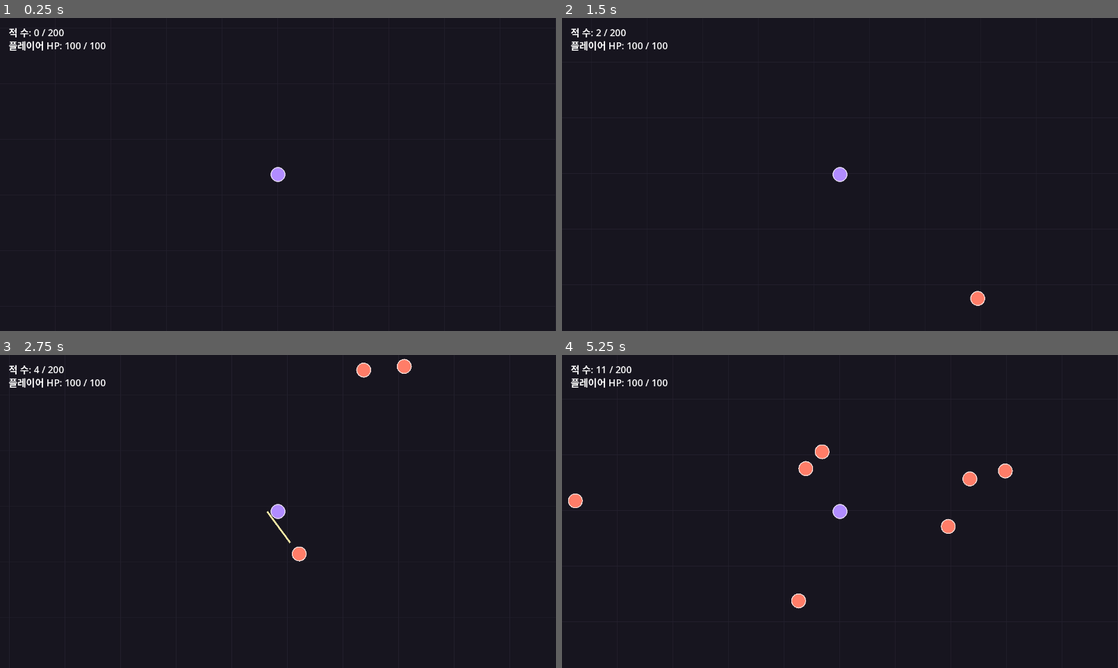
Above: before the commit, frames 1-4 (two rows, left to right).
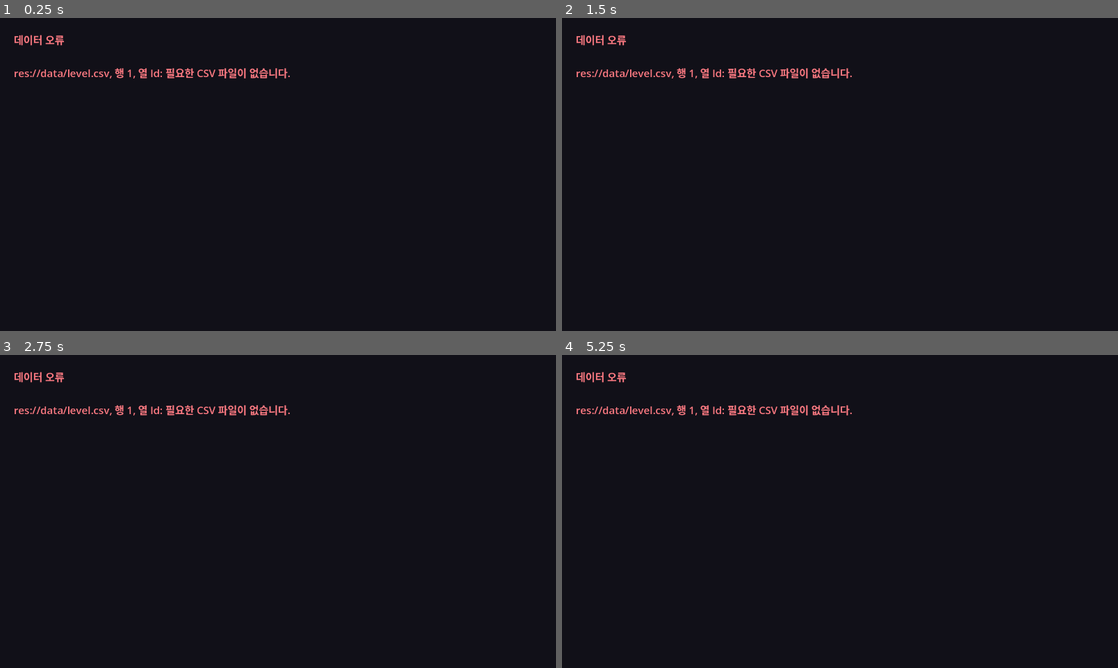
Above: after the commit, the same moments.

Repository: MoongTaeng-I/aigame
Game: Godot game, scene res://main.tscn
Same seed, same stepped clock (60 frames per second), same inputs: the game is played once before the commit and once after it.
Inputs:
- Up to frame 1 (0.25 s): no input
- Up to frame 2 (1.5 s): tap Enter at 0.5 s; hold D (move_right) 0.53-1.28 s; hold S (move_down) from 1.28 s (still down)
- Up to frame 3 (2.75 s): release S (move_down) at 2.03 s; hold D (move_right) from 2.03 s (still down)
- Up to frame 4 (5.25 s): release D (move_right) at 2.78 s; hold W (move_up) 2.78-3.53 s; hold A (move_left) 3.53-5.03 s; hold S (move_down) from 5.03 s (still down)

The runs differ from the first frame. In frame 1, 1.2% of the frame differs, in the area x 1-53%, y 3-53%; in frame 2, 1.3%; in frame 3, 1.6%; in frame 4, 2.0%, in the area x 1-82%, y 3-82%.

Commit message:
S4-IMPL-01 Implement experience drops pickup and progression

Diff:
--- a/scripts/combat_data.gd
+++ b/scripts/combat_data.gd
@@ -2,6 +2,7 @@
 class_name CombatData
 
 const EnemyActorScript = preload("res://scripts/enemy.gd")
+const ExperienceData = preload("res://scripts/experience_data.gd")
 
 static func register_schemas(store: CsvDataStore) -> void:
 	store.register_schema("player.csv", {
@@ -33,6 +34,7 @@
 		"Hit_effect_sec": "Float", "Interval_sec": "Float", "Range": "Float",
 		"Damage": "Int", "Knockback_distance": "Float", "Knockback_sec": "Float", "Note": "String",
 	})
+	ExperienceData.register_schemas(store)
 
 static func validate(store: CsvDataStore) -> String:
 	var projectiles: Dictionary = store.get_table("projectile.csv")
--- a/scripts/enemy.gd
+++ b/scripts/enemy.gd
@@ -18,6 +18,7 @@
 var is_logically_dead: bool = false
 var max_hp: int = 1
 var hp: int = 1
+var xp_value: int = 0
 var contact_damage: int = 0
 var contact_rehit_sec: float = 1.0
 var death_fade_sec: float = 0.4
@@ -43,6 +44,7 @@
 	push_weight = float(record["Push_weight"])
 	max_hp = int(record.get("Max_hp", 1))
 	hp = max_hp
+	xp_value = int(record.get("Xp_value",0))
 	contact_damage = int(record.get("Contact_damage", 0))
 	contact_rehit_sec = float(record.get("Contact_rehit_sec", 1.0))
 	death_fade_sec = float(record.get("Death_fade_sec", 0.4))
--- a/scripts/enemy_manager.gd
+++ b/scripts/enemy_manager.gd
@@ -1,5 +1,7 @@
 extends Node2D
 class_name EnemyManager
+
+signal enemy_died(enemy: EnemyActor)
 
 const EnemyScene = preload("res://scenes/enemy.tscn")
 const ProjectileScript = preload("res://scripts/projectile.gd")
@@ -152,6 +154,7 @@
 		_contact_ready_at.erase(enemy.get_instance_id())
 		_dying_enemies.append(enemy)
 		_update_count_label()
+		enemy_died.emit(enemy)
 
 func _update_enemy_shot(enemy: EnemyActor, delta: float) -> void:
 	if not enemy.is_active or enemy.is_logically_dead or enemy.projectile_id.is_empty() or enemy.shot_interval_sec <= 0.0:
--- /dev/null
+++ b/scripts/experience_data.gd
@@ -0,0 +1,41 @@
+extends RefCounted
+
+static func register_schemas(store: CsvDataStore) -> void:
+	var player_schema: Dictionary = store.schemas["player.csv"].duplicate(true)
+	player_schema["Pickup_radius"] = "Float"
+	store.register_schema("player.csv", player_schema)
+	var enemy_schema: Dictionary = store.schemas["enemy.csv"].duplicate(true)
+	enemy_schema["Xp_value"] = "Int"
+	store.register_schema("enemy.csv", enemy_schema)
+	store.register_schema("level.csv", {"Id":"String", "Level":"Int", "Xp_to_next":"Int", "Note":"String"})
+	store.register_schema("xp_rule.csv", {"Id":"String", "Pull_start_speed":"Float", "Pull_accel":"Float", "Orb_radius":"Float", "Max_ground_orbs":"Int", "Note":"String"})
+
+static func validate(store: CsvDataStore) -> String:
+	for row_id in store.get_table("enemy.csv"):
+		if int(store.get_row("enemy.csv", row_id)["Xp_value"]) < 0:
+			return _error(store,"enemy.csv",row_id,"Xp_value","0 이상이어야 합니다.")
+	for row_id in store.get_table("player.csv"):
+		if float(store.get_row("player.csv", row_id)["Pickup_radius"]) <= 0.0:
+			return _error(store,"player.csv",row_id,"Pickup_radius","0보다 커야 합니다.")
+	var levels: Array = store.get_table("level.csv").values()
+	if levels.is_empty():
+		return _error(store,"level.csv","","Level","레벨 행이 없습니다.")
+	levels.sort_custom(func(a: Dictionary,b: Dictionary) -> bool: return int(a["Level"]) < int(b["Level"]))
+	for index in range(levels.size()):
+		var row: Dictionary = levels[index]
+		if int(row["Level"]) != index + 1:
+			return _error(store,"level.csv",row["Id"],"Level","1부터 빠짐없이 이어져야 합니다.")
+		if int(row["Xp_to_next"]) < 1:
+			return _error(store,"level.csv",row["Id"],"Xp_to_next","1 이상이어야 합니다.")
+	var rule := store.get_row("xp_rule.csv","xp_rule_01")
+	if rule.is_empty():
+		return _error(store,"xp_rule.csv","","Id","xp_rule_01이 없습니다.")
+	for column in ["Pull_start_speed","Pull_accel","Orb_radius"]:
+		if float(rule[column]) <= 0.0:
+			return _error(store,"xp_rule.csv","xp_rule_01",column,"0보다 커야 합니다.")
+	if int(rule["Max_ground_orbs"]) < 1:
+		return _error(store,"xp_rule.csv","xp_rule_01","Max_ground_orbs","1 이상이어야 합니다.")
+	return ""
+
+static func _error(store: CsvDataStore, file_name: String, row_id: String, column: String, detail: String) -> String:
+	return "res://data/%s, 행 %d, 열 %s: %s" % [file_name,maxi(1,store.get_source_line(file_name,row_id)),column,detail]
--- /dev/null
+++ b/scripts/experience_manager.gd
@@ -0,0 +1,62 @@
+extends Node2D
+
+const Orb = preload("res://scripts/experience_orb.gd")
+
+var _player: Node2D
+var _rule: Dictionary = {}
+var _orbs: Array = []
+var _label: Label
+
+func configure(player: Node2D, enemy_manager: EnemyManager, rule: Dictionary) -> void:
+	_player = player
+	_rule = rule.duplicate(true)
+	enemy_manager.enemy_died.connect(_on_enemy_died)
+
+func _on_enemy_died(enemy: EnemyActor) -> void:
+	drop_experience(enemy.global_position,enemy.xp_value)
+
+func drop_experience(world_position: Vector2, amount: int) -> Node2D:
+	if amount <= 0:
+		return null
+	if _orbs.size() >= int(_rule["Max_ground_orbs"]):
+		var oldest: Node2D = _orbs[0]
+		oldest.value += amount
+		_update_label()
+		return oldest
+	var orb := Orb.new()
+	add_child(orb)
+	orb.configure(amount,world_position,_rule)
+	_orbs.append(orb)
+	_update_label()
+	return orb
+
+func get_ground_count() -> int:
+	return _orbs.size()
+
+func get_ground_total() -> int:
+	var total := 0
+	for orb in _orbs:
+		total += int(orb.value)
+	return total
+
+func _physics_process(delta: float) -> void:
+	if _player == null or _player.is_dead:
+		return
+	for orb in _orbs.duplicate():
+		if orb.advance(delta,_player):
+			_orbs.erase(orb)
+			_player.add_experience(int(orb.value))
+	_update_label()
+
+func _ready() -> void:
+	var layer := CanvasLayer.new()
+	add_child(layer)
+	_label = Label.new()
+	_label.position = Vector2(20.0,76.0)
+	_label.add_theme_font_size_override("font_size",22)
+	layer.add_child(_label)
+	_update_label()
+
+func _update_label() -> void:
+	if _label != null and _player != null:
+		_label.text = "레벨: %d  경험치: %d / %d  강화 포인트: %d\n바닥 경험치: %d개 / 총량 %d" % [_player.level,_player.experience,_player.get_xp_to_next(),_player.enhancement_points,get_ground_count(),get_ground_total()]
--- /dev/null
+++ b/scripts/experience_orb.gd
@@ -0,0 +1,53 @@
+extends Node2D
+
+var value: int = 0
+var radius: float = 0.0
+var is_pulling: bool = false
+var speed: float = 0.0
+var collected: bool = false
+var _start_speed: float = 0.0
+var _acceleration: float = 0.0
+
+func configure(amount: int, world_position: Vector2, rule: Dictionary) -> void:
+	value = amount
+	global_position = world_position
+	radius = float(rule["Orb_radius"])
+	_start_speed = float(rule["Pull_start_speed"])
+	_acceleration = float(rule["Pull_accel"])
+	queue_redraw()
+
+func advance(delta: float, player: Node2D) -> bool:
+	if collected or player.is_dead:
+		return false
+	var target := player.global_position
+	var distance := global_position.distance_to(target)
+	var contact_radius := float(player.body_radius) + radius
+	if distance <= contact_radius:
+		return _collect()
+	if not is_pulling and distance <= float(player.pickup_radius):
+		is_pulling = true
+		speed = _start_speed
+	if not is_pulling:
+		return false
+	# Integrate acceleration and test the entire movement segment for contact.
+	var travel := speed * delta + 0.5 * _acceleration * delta * delta
+	speed += _acceleration * delta
+	var origin := global_position
+	var movement := origin.direction_to(target) * minf(travel,distance)
+	global_position += movement
+	var closest := origin
+	if movement.length_squared() > 0.0:
+		var fraction := clampf((target-origin).dot(movement)/movement.length_squared(),0.0,1.0)
+		closest += movement * fraction
+	if closest.distance_to(target) <= contact_radius:
+		return _collect()
+	return false
+
+func _collect() -> bool:
+	collected = true
+	visible = false
+	queue_free()
+	return true
+
+func _draw() -> void:
+	draw_circle(Vector2.ZERO,radius,Color("#b18cff"))
--- a/scripts/main.gd
+++ b/scripts/main.gd
@@ -2,6 +2,8 @@
 
 const CsvDataStore = preload("res://scripts/csv_data_store.gd")
 const CombatDataScript = preload("res://scripts/combat_data.gd")
+const ExperienceData = preload("res://scripts/experience_data.gd")
+const ExperienceManager = preload("res://scripts/experience_manager.gd")
 const EnemyManagerScript = preload("res://scripts/enemy_manager.gd")
 const EnemyActorScript = preload("res://scripts/enemy.gd")
 const MapScene = preload("res://scenes/map.tscn")
@@ -16,6 +18,8 @@
 		_show_data_error(load_error)
 		return
 	var combat_error := CombatDataScript.validate(data_store)
+	if combat_error.is_empty():
+		combat_error = ExperienceData.validate(data_store)
 	if not combat_error.is_empty():
 		_show_data_error(combat_error)
 		return
@@ -39,6 +43,7 @@
 	player.move_speed = float(player_record["Move_speed"])
 	player.configure_body(float(player_record["Body_radius"]), float(player_record["Push_weight"]))
 	player.configure_combat(int(player_record["Max_hp"]), data_store.get_row("basic_attack.csv", "attack_01"))
+	player.configure_progression(data_store.get_table("level.csv"),float(player_record["Pickup_radius"]))
 	map.add_child(player)
 	player.position = Vector2.ZERO
 	var enemy_manager = EnemyManagerScript.new()
@@ -54,6 +59,10 @@
 	)
 	enemy_manager.name = "EnemyManager"
 	map.add_child(enemy_manager)
+	var experience_manager := ExperienceManager.new()
+	experience_manager.name = "ExperienceManager"
+	experience_manager.configure(player,enemy_manager,data_store.get_row("xp_rule.csv","xp_rule_01"))
+	map.add_child(experience_manager)
 
 func _validate_gameplay_data(data_store: Variant, player_record: Dictionary, enemy_records: Dictionary, spawn_records: Dictionary, spawn_rule: Dictionary) -> String:
 	if float(player_record["Body_radius"]) <= 0.0:
--- a/scripts/player.gd
+++ b/scripts/player.gd
@@ -1,6 +1,12 @@
 extends CharacterBody2D
 
 const PLAYER_COLOR := Color("#b18cff")
+signal leveled_up(new_level: int)
+var level: int = 1
+var experience: int = 0
+var enhancement_points: int = 0
+var pickup_radius: float = 0.0
+var _level_requirements: Array[int] = []
 var move_speed: float = 0.0
 var body_radius: float = 18.0
 var push_weight: float = 1.0
@@ -32,6 +38,32 @@
     hp = health
     _attack_data = attack_data.duplicate(true)
     _update_hp_label()
+
+func configure_progression(level_records: Dictionary, radius: float) -> void:
+    pickup_radius = radius
+    level = 1
+    experience = 0
+    enhancement_points = 0
+    _level_requirements.clear()
+    var rows: Array = level_records.values()
+    rows.sort_custom(func(a: Dictionary,b: Dictionary) -> bool: return int(a["Level"]) < int(b["Level"]))
+    for row in rows:
+        _level_requirements.append(int(row["Xp_to_next"]))
+
+func get_xp_to_next() -> int:
+    if _level_requirements.is_empty():
+        return 0
+    return _level_requirements[mini(level,_level_requirements.size())-1]
+
+func add_experience(amount: int) -> void:
+    if amount <= 0 or is_dead or _level_requirements.is_empty():
+        return
+    experience += amount
+    while experience >= get_xp_to_next():
+        experience -= get_xp_to_next()
+        level += 1
+        enhancement_points += 1
+        leveled_up.emit(level)
 
 func apply_damage(amount: int) -> void:
     if is_dead or amount <= 0:
